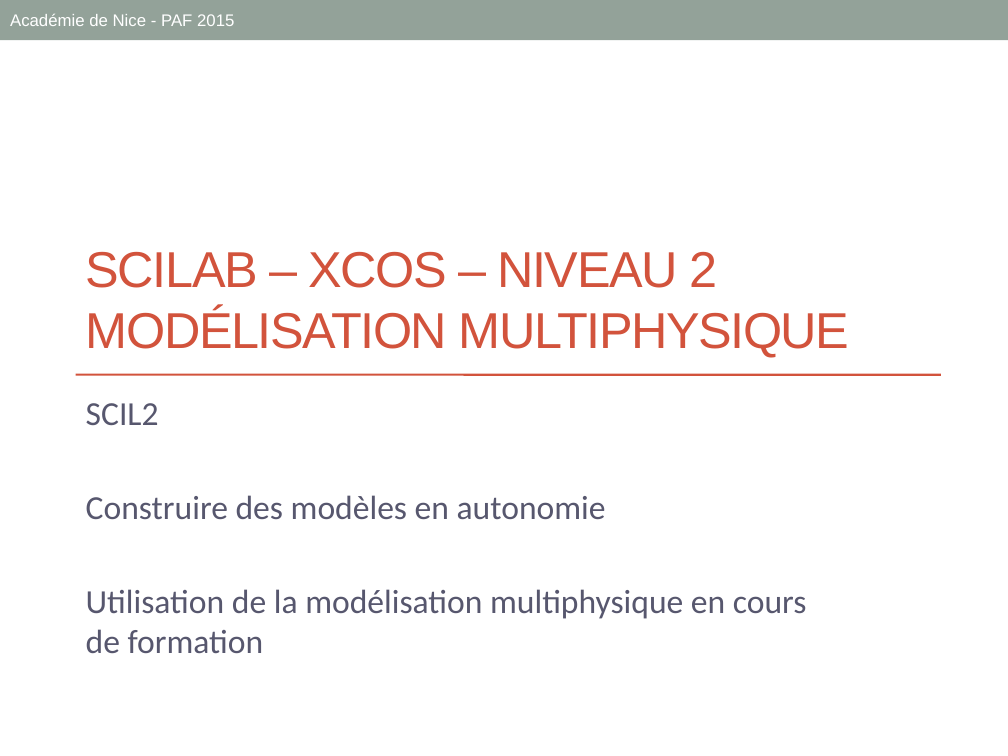
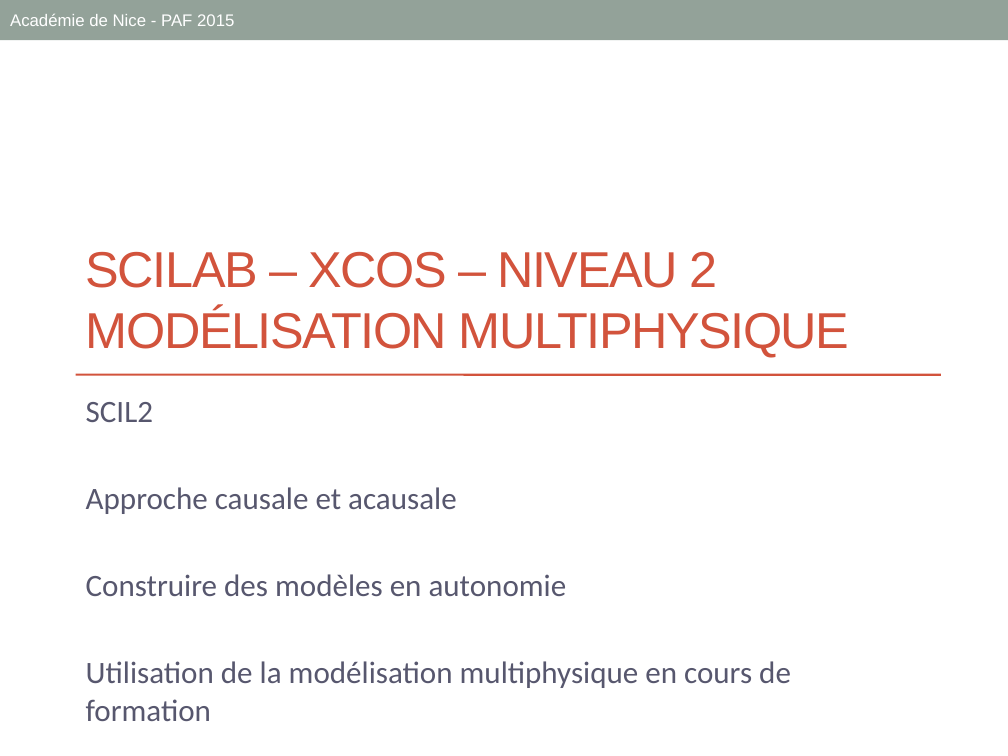
Before and after one commit to xpessoles/Formations, a slide deck: slide 1 of 01_ModelisationMultiphysique/Administratif/SCIL2_PPT.pptx. Drawn at 1008x756 pixels with LibreOffice and Linux fonts; fonts in the diff are those of the drawing. Boxes give left, top, right and bottom in pixels: in the first picture for what was removed or moved away, otherwise in the second. Text is boxed around its words. In the diff, an @@ line names an element or a change of style, - is before the commit and + after.

```diff
--- a/01_ModelisationMultiphysique/Administratif/SCIL2_PPT.pptx
+++ b/01_ModelisationMultiphysique/Administratif/SCIL2_PPT.pptx
@@ subtitle at (86, 402, 791, 688): size 24 to 22.2 pt in "SCIL2", "Construire des modèles en autonomie", "Utilisation de la modélisation multiphysique en cours ..." @@
@@ subtitle at (86, 487, 457, 514): paragraph added @@
+Approche causale et acausale
```
Also in this commit, not shown: 2 other slides changed, 1 slide added, 12 other files.
